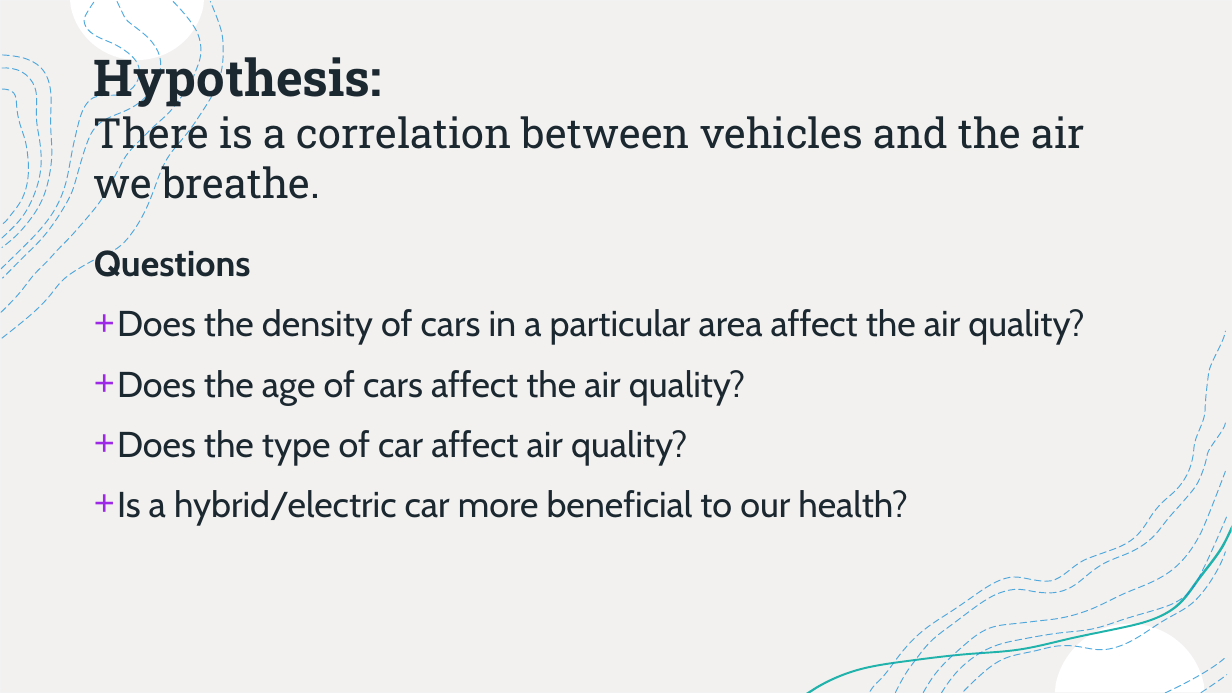
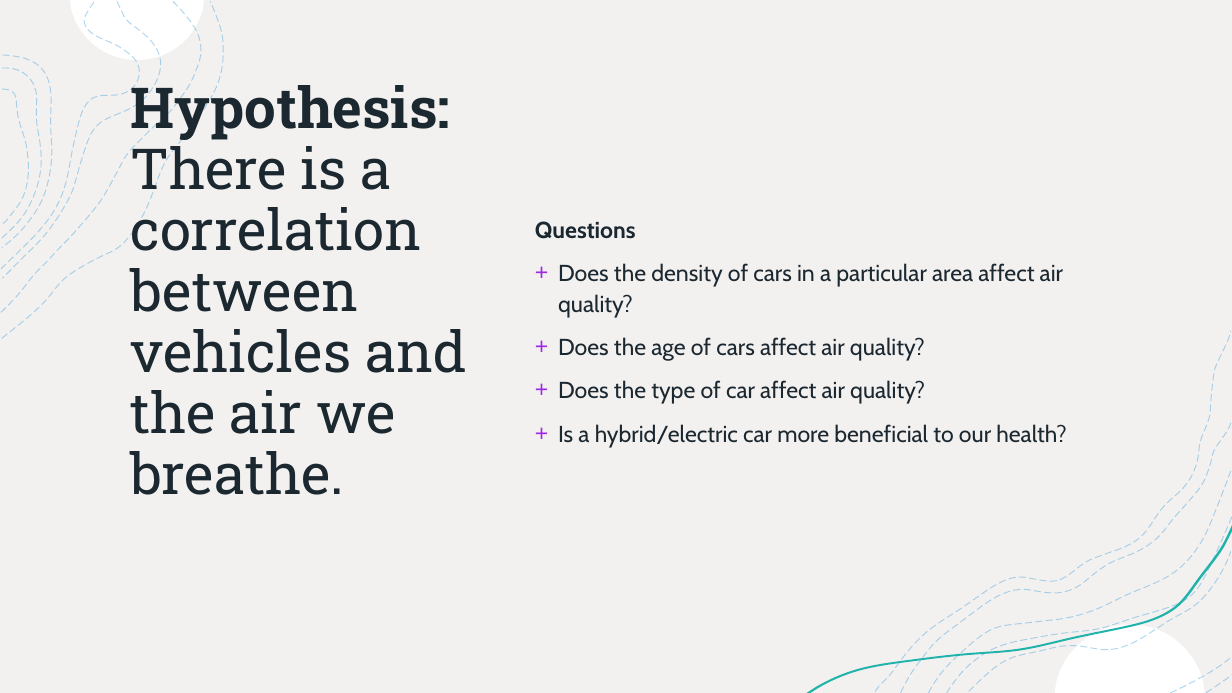
Before and after one commit to paloni-dotcom/Se7en, a slide deck: slide 4 of Presentation/AQI_Presentation.pptx. Drawn at 1232x693 pixels with LibreOffice and Linux fonts; fonts in the diff are those of the drawing. Boxes give left, top, right and bottom in pixels: in the first picture for what was removed or moved away, otherwise in the second. Text is boxed around its words. In the diff, an @@ line names an element or a change of style, - is before the commit and + after.

```diff
--- a/Presentation/AQI_Presentation.pptx
+++ b/Presentation/AQI_Presentation.pptx
@@ rectangle removed at (x1=0, y1=0, x2=1232, y2=693) @@
@@ rectangle added at (x1=0, y1=0, x2=1232, y2=693), fill #FFFFFF, outline #F2F2F2 1 pt @@
@@ rectangle added at (x1=0, y1=0, x2=1232, y2=693), fill #F3F0F0 @@
@@ freeform shape removed at (x1=70, y1=0, x2=204, y2=60) @@
@@ group removed at (x1=2, y1=2, x2=224, y2=338): 4 freeform shapes @@
@@ group added at (x1=1, y1=0, x2=224, y2=338): 8 freeform shapes @@
@@ title "Hypothesis: There is a correlation ..." moved from (x1=94, y1=49, x2=1085, y2=209) to (x1=130, y1=76, x2=467, y2=495) @@
@@ title "Hypothesis: There is a correlation ..." at (x1=130, y1=76, x2=467, y2=495): size 39.6 to 44 pt in "Hypothesis:"; size 32.4 to 44 pt in "There is a correlation between vehicles and ..."; line spacing 1 to 0.9; vertical alignment middle to top @@
@@ text "Questions" moved from (x1=94, y1=246, x2=1084, y2=526) to (x1=535, y1=221, x2=1067, y2=448) @@
@@ text "Questions" at (x1=535, y1=221, x2=1067, y2=448): vertical alignment top to middle @@
@@ text at (x1=535, y1=221, x2=1067, y2=448): size 28 to 18 pt in "Questions", "Does the type of car affect air ...", "Is a hybrid/electric car more beneficial to ..." @@
@@ text at (x1=558, y1=263, x2=1063, y2=361): text changed; size 28 to 18 pt @@
-+ Does the density of cars in a particular area affect the air quality?
-+ Does the age of cars affect the air quality?
++ Does the density of cars in a particular area affect air quality?
++ Does the age of cars affect air quality?
@@ freeform shape removed at (x1=871, y1=331, x2=1226, y2=691) @@
@@ group added at (x1=807, y1=331, x2=1232, y2=693): 9 freeform shapes @@
@@ freeform shape removed at (x1=964, y1=552, x2=1226, y2=691) @@
```
Also in this commit, not shown: 8 other slides changed, 1 slide added, 2 other files.
